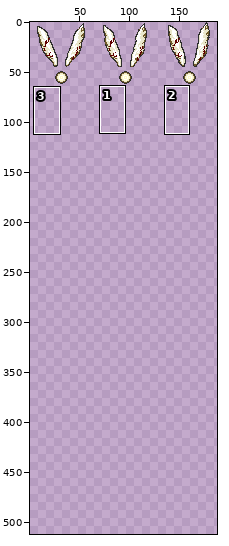
Two versions of one sprite sheet, App/Assets/playerSprite.png. The first picture is a wide view before the edit; the outline marks the close-up.
Close-up. Old version:
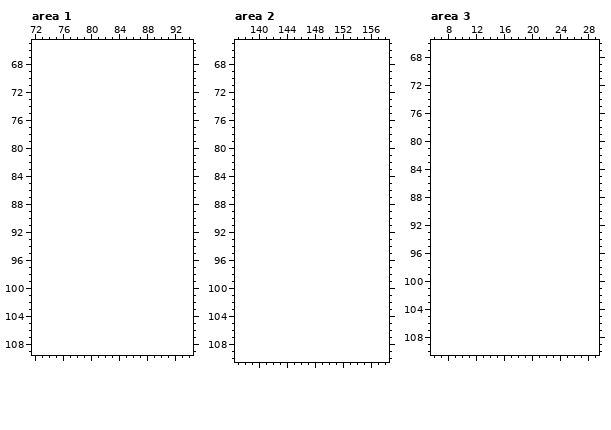
The file is 192x64 pixels. Shown: area 1: x 72..94, y 65..109; area 2: x 137..158, y 65..110; area 3: x 6..29, y 66..110. The old version is drawn lined up with the new one, on the new canvas. The wide view leaves out empty margins. The commit also changed other parts of the picture, which this record leaves out.
Now the later version:
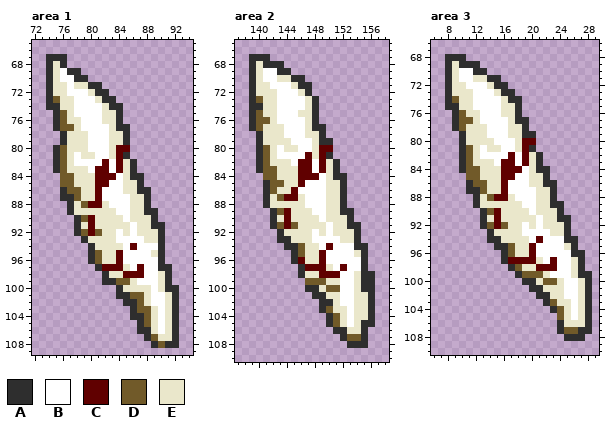
Palette (. is transparent): A #2e2e2e  B #ffffff  C #600000  D #715a29  E #eae7cb
What changed:
canvas 192x64 -> 192x512
Area 1:
y 67: x 74..76 ... -> AAA
y 68: x 74..76 ... -> AEA
y 69: x 74..78 ..... -> AEBAA
y 70: x 74..79 ...... -> AEBBAA
y 71: x 74..81 ........ -> AEEBEEAA
y 72: x 74..82 ......... -> AEEBBBEAA
y 73: x 74..83 .......... -> ADEEBBBEAA
y 74: x 74..84 ........... -> AAEEBBBBEAA
y 75: x 75..84 .......... -> ADEBBBBEEA
y 76: x 75..84 .......... -> ADEEBBBEEA
y 77: x 75..85 ........... -> ADDEBBBBEAA
y 78..79: x 76..85 .......... -> AEEEBBBEEA
y 80: x 75..85 ........... -> ADEEEBBBECC
y 81: x 75..85 ........... -> ADEBEEBBECA
y 82: x 75..86 ............ -> ADEBBBBCBCEA
y 83: x 75..86 ............ -> ADEEEBCCBCEA
y 84: x 76..87 ............ -> DDEEECCCBEAA
y 85: x 76..87 ............ -> DDEEECCBBEEA
y 86: x 76..88 ............. -> ADDEECBBBEEAA
y 87: x 76..88 ............. -> AADEECBBBBEEA
y 88: x 77..88 ............ -> AEDCCEBBBEEA
y 89: x 77..89 ............. -> AEEEEEEBBEEAA
y 90: x 78..89 ............ -> ADCEEEEBEEEA
y 91: x 78..90 ............. -> AECEEEEEBEEAA
y 92: x 78..90 ............. -> ADCDEEBEBEEEA
y 93: x 79..90 ............ -> AEEEEBBBBEEA
y 94: x 80..90 ........... -> AEEEEBCBBBA
y 95: x 80..90 ........... -> ADEECBBBBEA
y 96: x 80..90 ........... -> ADEECBBBBBA
y 97: x 81..91 ........... -> ACCCEBCBBAA
y 98: x 82..91 .......... -> AEECCCBBEA
y 99: x 82..91 .......... -> AADDEBBBEA
y 100: x 84..92 ......... -> AEEEEBEAA
y 101: x 84..92 ......... -> AADDEBBEA
y 102: x 85..92 ........ -> AADEBBEA
y 103: x 86..92 ....... -> ADDEBEA
y 104: x 86..92 ....... -> AADEBEA
y 105: x 87..92 ...... -> ADEBEA
y 106: x 87..92 ...... -> AAEBEA
y 107: x 88..92 ..... -> ADEEA
y 108: x 89..92 .... -> ADAA
Area 2:
y 67: x 139..141 ... -> AAA
y 68: x 139..143 ..... -> AEAAA
y 69: x 139..144 ...... -> AEBBAA
y 70: x 139..146 ........ -> AEBBEEAA
y 71: x 139..147 ......... -> AEEBBBEAA
y 72: x 139..147 ......... -> AEEEBBBEA
y 73: x 139..148 .......... -> ADEEBBBBEA
y 74: x 139..148 .......... -> AAEEBBBBEA
y 75: x 139..148 .......... -> ADEEBBBEEA
y 76: x 139..148 .......... -> ADDEBBBBEA
y 77: x 139..149 ........... -> ADEEEBBBEAA
y 78: x 140..149 .......... -> AEEEBBBEEA
y 79: x 140..150 ........... -> AEEEEBBBEAA
y 80: x 140..150 ........... -> ADEBEEBBECC
y 81: x 140..150 ........... -> ADEBBBBCECA
y 82: x 140..151 ............ -> ADEEEBCCBCEA
y 83: x 140..151 ............ -> ADDEEECCBCEA
y 84: x 141..152 ............ -> DDEEECCCBEAA
y 85: x 141..152 ............ -> ADDEECBBBEEA
y 86: x 141..152 ............ -> ADEECBBBBEEA
y 87: x 141..152 ............ -> AEDCCEBBBEEA
y 88: x 141..152 ............ -> AEEEEEBBBEEA
y 89: x 142..153 ............ -> ADCEEEBBEEAA
y 90: x 142..153 ............ -> AECEEEEBEEEA
y 91: x 142..154 ............. -> ADCDEEEEBEEAA
y 92: x 143..154 ............ -> AEEEEBEBEEEA
y 93: x 143..154 ............ -> AAEEEBBBBEEA
y 94: x 144..155 ............ -> AADEEBCBBBAA
y 95: x 145..155 ........... -> ADEECBBBBEA
y 96: x 145..155 ........... -> ACEECBBBBBA
y 97: x 146..155 .......... -> ACCCEBCBBA
y 98: x 146..156 ........... -> AEECCCBBEAA
y 99: x 147..156 .......... -> DDDEEBBEAA
y 100: x 147..156 .......... -> AAEDDBBEAA
y 101: x 148..156 ......... -> AAEEBBEEA
y 102: x 149..156 ........ -> AAEBBEEA
y 103: x 149..156 ........ -> ADEEBEEA
y 104: x 150..156 ....... -> ADEBEEA
y 105: x 150..156 ....... -> ADEBEAA
y 106: x 151..155 ..... -> AAEEA
y 107: x 152..155 .... -> ADDA
y 108: x 153..155 ... -> AAA
Area 3:
y 68: x 8..10 ... -> AAA
y 69: x 8..12 ..... -> AEAAA
y 70: x 8..13 ...... -> AEBBAA
y 71: x 8..15 ........ -> AEBBEEAA
y 72: x 8..16 ......... -> AEEBBBEAA
y 73: x 8..17 .......... -> AEEEBBBEAA
y 74: x 8..18 ........... -> ADEEBBBBEAA
y 75: x 8..18 ........... -> AAEEBBBBEEA
y 76: x 9..18 .......... -> ADEEBBBEEA
y 77: x 9..19 ........... -> ADDEBBBBEAA
y 78: x 9..19 ........... -> ADEEEBBBEEA
y 79: x 10..20 ........... -> AEEEBBBEEAA
y 80: x 10..20 ........... -> AEEEEBBBECC
y 81: x 10..20 ........... -> ADEBEEBBECA
y 82: x 10..21 ............ -> ADEBBBBCBCEA
y 83: x 10..21 ............ -> ADEEEBCCBCEA
y 84: x 10..22 ............. -> ADDEEECCCBEAA
y 85: x 11..22 ............ -> DDEEECCBBEEA
y 86: x 11..23 ............. -> ADDEECBBBEEAA
y 87: x 11..23 ............. -> AADEECBBBBEEA
y 88: x 12..23 ............ -> AEDCCEBBBEEA
y 89: x 12..24 ............. -> AEEEEEEBBEEAA
y 90: x 13..24 ............ -> ADCEEEEBEEEA
y 91: x 13..25 ............. -> AECEEEEEBEEAA
y 92: x 13..25 ............. -> ADCDEEBEBEEEA
y 93: x 14..25 ............ -> AEEEEBBBBEEA
y 94: x 14..26 ............. -> AAEEEEBCBBBAA
y 95: x 15..26 ............ -> AADEECBBBBEA
y 96: x 16..27 ............ -> ADEECBBBBBAA
y 97: x 16..27 ............ -> ACCCCEBCBBEA
y 98: x 17..27 ........... -> ADEECCCBBEA
y 99: x 18..28 ........... -> ADDDEBBBEAA
y 100: x 19..28 .......... -> AAEDDEBBEA
y 101: x 20..28 ......... -> AAEEEBBEA
y 102: x 21..28 ........ -> AAEEBBEA
y 103: x 22..28 ....... -> ADEEBEA
y 104: x 23..28 ...... -> ADEBEA
y 105: x 24..28 ..... -> DEBEA
y 106: x 24..28 ..... -> AEEEA
y 107: x 24..28 ..... -> ADDAA
y 108: x 25..27 ... -> AAA
Pixel boxes of the changes (left, top, right, bottom) in both close-ups:
added: (46, 54, 179, 348)
added: (249, 54, 375, 348)
added: (445, 54, 592, 341)
